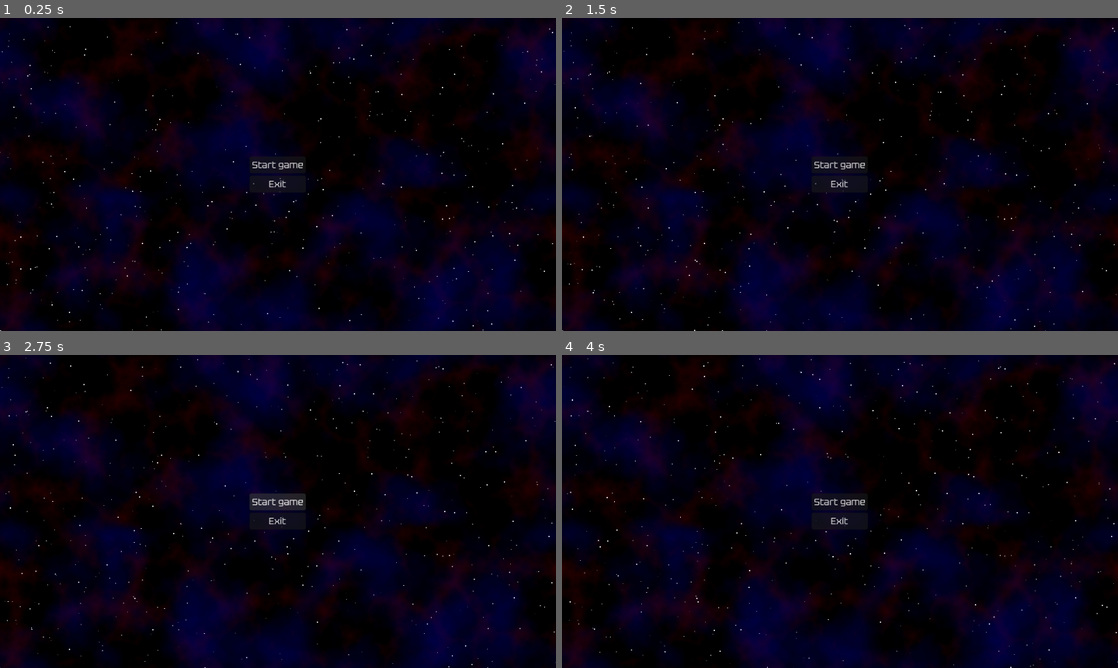
Above: before the commit, frames 1-4 (two rows, left to right).
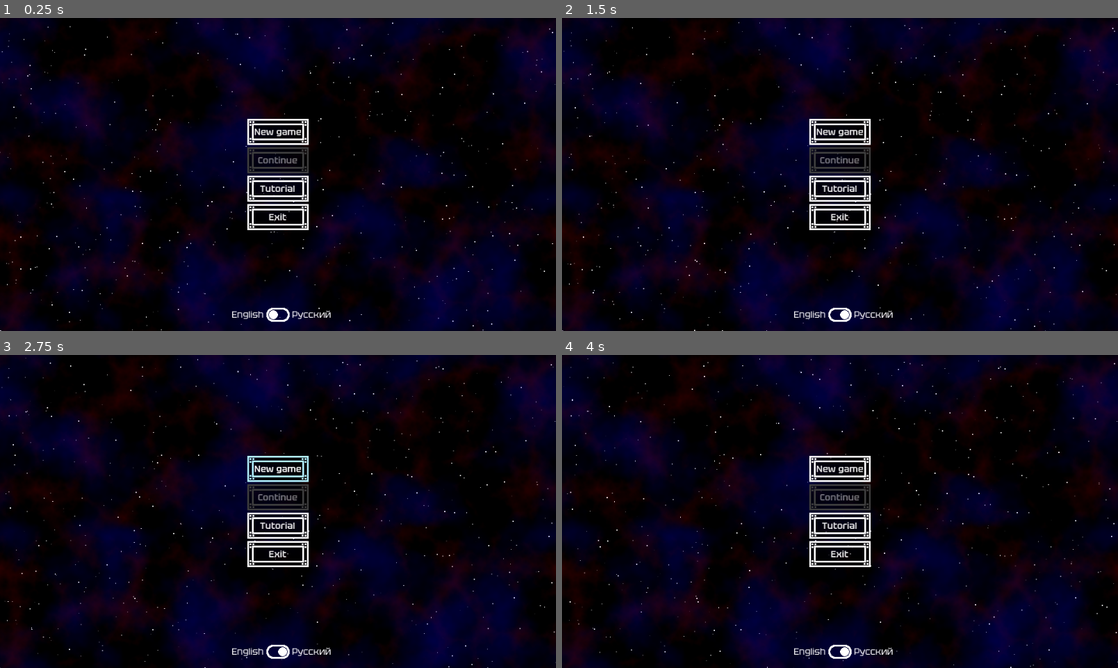
Above: after the commit, the same moments.

Repository: kedalovo/-SG-Spaceship-Management
Game: Godot game, scene res://Start Menu/start_menu.tscn
Same seed, same stepped clock (60 frames per second), same inputs: the game is played once before the commit and once after it. This scene is started directly instead of the project's main scene.
Inputs (mouse positions are in pixels of both pictures, inside the frame that each line leads up to):
- Up to frame 1 (0.25 s): no input
- Up to frame 2 (1.5 s): click (840, 190) at 0.5 s, where only the run after the commit has a clickable "Tutorial"; click (840, 315) at 1.27 s
- Up to frame 3 (2.75 s): click "Start game" (after the commit: "New game") at 2 s
- Up to frame 4 (4 s): click "Start game" (after the commit: "New game") at 2.75 s; move the mouse to (962, 495) at 3.52 s; hold Right (right) from 3.53 s (still down); hold ` (test) from 3.53 s (still down); click (962, 495) at 3.67 s

The runs differ from the first frame. In frame 1, 2.3% of the frame differs, in the area x 41-60%, y 32-98%; in frame 2, 2.3%; in frame 3, 2.5%; in frame 4, 2.3%.

Commit message:
Finished visuals for Start menu. Working on functionality - background loading of the game scene.

Diff:
--- a/Resources/Theme/main_theme.tres
+++ b/Resources/Theme/main_theme.tres
@@ -1,7 +1,73 @@
-[gd_resource type="Theme" load_steps=2 format=3 uid="uid://b44tv8qw1g4bl"]
+[gd_resource type="Theme" load_steps=16 format=3 uid="uid://b44tv8qw1g4bl"]
 
 [ext_resource type="FontFile" uid="uid://cwh545aike8r4" path="res://Resources/Theme/Tektur-VariableFont_wdth,wght.ttf" id="1_hqxj6"]
+[ext_resource type="Texture2D" uid="uid://50a261m76es3" path="res://Map/Assets/Tooltip border.png" id="2_itobq"]
+[ext_resource type="Texture2D" uid="uid://bw0sxd53o2dh" path="res://UI/Check Button checked.png" id="3_qsw7m"]
+[ext_resource type="Texture2D" uid="uid://ctcnss4khu67b" path="res://UI/Check Button unchecked.png" id="4_150k2"]
+
+[sub_resource type="FontVariation" id="FontVariation_j06md"]
+base_font = ExtResource("1_hqxj6")
+variation_opentype = {
+2003072104: 100,
+2003265652: 600
+}
+
+[sub_resource type="StyleBoxTexture" id="StyleBoxTexture_ho8ia"]
+texture = ExtResource("2_itobq")
+texture_margin_left = 12.0
+texture_margin_top = 12.0
+texture_margin_right = 12.0
+texture_margin_bottom = 12.0
+modulate_color = Color(0.246094, 0.246094, 0.246094, 1)
+
+[sub_resource type="StyleBoxTexture" id="StyleBoxTexture_f8epd"]
+texture = ExtResource("2_itobq")
+texture_margin_left = 12.0
+texture_margin_top = 12.0
+texture_margin_right = 12.0
+texture_margin_bottom = 12.0
+modulate_color = Color(0.699219, 0.943604, 1, 1)
+
+[sub_resource type="StyleBoxTexture" id="StyleBoxTexture_kt2v8"]
+texture = ExtResource("2_itobq")
+texture_margin_left = 12.0
+texture_margin_top = 12.0
+texture_margin_right = 12.0
+texture_margin_bottom = 12.0
+
+[sub_resource type="StyleBoxTexture" id="StyleBoxTexture_157cq"]
+texture = ExtResource("2_itobq")
+texture_margin_left = 12.0
+texture_margin_top = 12.0
+texture_margin_right = 12.0
+texture_margin_bottom = 12.0
+modulate_color = Color(0.535156, 0.535156, 0.535156, 1)
+
+[sub_resource type="StyleBoxEmpty" id="StyleBoxEmpty_hntyu"]
+
+[sub_resource type="StyleBoxEmpty" id="StyleBoxEmpty_3kxg2"]
+
+[sub_resource type="StyleBoxEmpty" id="StyleBoxEmpty_dadii"]
+
+[sub_resource type="StyleBoxEmpty" id="StyleBoxEmpty_1n1lo"]
+
+[sub_resource type="StyleBoxEmpty" id="StyleBoxEmpty_jjfl2"]
+
+[sub_resource type="StyleBoxEmpty" id="StyleBoxEmpty_do68j"]
 
 [resource]
 default_font = ExtResource("1_hqxj6")
 default_font_size = 16
+Button/fonts/font = SubResource("FontVariation_j06md")
+Button/styles/disabled = SubResource("StyleBoxTexture_ho8ia")
+Button/styles/hover = SubResource("StyleBoxTexture_f8epd")
+Button/styles/normal = SubResource("StyleBoxTexture_kt2v8")
+Button/styles/pressed = SubResource("StyleBoxTexture_157cq")
+CheckButton/icons/checked = ExtResource("3_qsw7m")
+CheckButton/icons/unchecked = ExtResource("4_150k2")
+CheckButton/styles/disabled = SubResource("StyleBoxEmpty_hntyu")
+CheckButton/styles/focus = SubResource("StyleBoxEmpty_3kxg2")
+CheckButton/styles/hover = SubResource("StyleBoxEmpty_dadii")
+CheckButton/styles/hover_pressed = SubResource("StyleBoxEmpty_1n1lo")
+CheckButton/styles/normal = SubResource("StyleBoxEmpty_jjfl2")
+CheckButton/styles/pressed = SubResource("StyleBoxEmpty_do68j")
--- a/Start Menu/start_menu.gd
+++ b/Start Menu/start_menu.gd
@@ -1,10 +1,55 @@
 extends Control
+
+
+const CURSOR_NORMAL = preload("res://UI/Cursor normal.png")
+const CURSOR_POINTER = preload("res://UI/Cursor pointer.png")
 
 
 @onready var noise: TextureRect = $"Background Container/Noise"
 @onready var noise_2: TextureRect = $"Background Container/Noise 2"
 
 
+var loading_progress: Array = []
+
+var is_loading_game: bool = false
+
+
 func _ready() -> void:
+	Input.set_custom_mouse_cursor(CURSOR_NORMAL, Input.CURSOR_ARROW)
+	Input.set_custom_mouse_cursor(CURSOR_POINTER, Input.CURSOR_POINTING_HAND)
 	noise.texture.noise.seed = randi()
 	noise_2.texture.noise.seed = randi()
+
+
+func _notification(what: int) -> void:
+	if what == NOTIFICATION_WM_CLOSE_REQUEST:
+		quit_game()
+
+
+func _process(_delta: float) -> void:
+	if is_loading_game:
+		ResourceLoader.load_threaded_get_status("res://Game Scene/game.tscn", loading_progress)
+		print(loading_progress)
+
+
+func quit_game() -> void:
+	Input.set_custom_mouse_cursor(null, Input.CURSOR_ARROW)
+	Input.set_custom_mouse_cursor(null, Input.CURSOR_POINTING_HAND)
+	get_tree().quit()
+
+
+func _on_start_button_pressed() -> void:
+	ResourceLoader.load_threaded_request("res://Game Scene/game.tscn")
+	is_loading_game = true
+
+
+func _on_continue_button_pressed() -> void:
+	pass # Replace with function body.
+
+
+func _on_tutorial_button_pressed() -> void:
+	pass # Replace with function body.
+
+
+func _on_exit_button_pressed() -> void:
+	quit_game()
--- a/Start Menu/start_menu.tscn
+++ b/Start Menu/start_menu.tscn
@@ -99,9 +99,100 @@
 [node name="Start Button" type="Button" parent="Background Container/VBox"]
 layout_mode = 2
 focus_mode = 0
-text = "Start game"
+mouse_default_cursor_shape = 2
+text = "New game"
+
+[node name="ColorRect" type="ColorRect" parent="Background Container/VBox/Start Button"]
+show_behind_parent = true
+layout_mode = 1
+anchors_preset = 15
+anchor_right = 1.0
+anchor_bottom = 1.0
+grow_horizontal = 2
+grow_vertical = 2
+mouse_filter = 2
+color = Color(0, 0, 0, 0.54902)
+
+[node name="Continue Button" type="Button" parent="Background Container/VBox"]
+layout_mode = 2
+focus_mode = 0
+mouse_default_cursor_shape = 2
+disabled = true
+text = "Continue"
+
+[node name="ColorRect" type="ColorRect" parent="Background Container/VBox/Continue Button"]
+show_behind_parent = true
+layout_mode = 1
+anchors_preset = 15
+anchor_right = 1.0
+anchor_bottom = 1.0
+grow_horizontal = 2
+grow_vertical = 2
+mouse_filter = 2
+color = Color(0, 0, 0, 0.54902)
+
+[node name="Tutorial Button" type="Button" parent="Background Container/VBox"]
+layout_mode = 2
+focus_mode = 0
+mouse_default_cursor_shape = 2
+text = "Tutorial"
+
+[node name="ColorRect" type="ColorRect" parent="Background Container/VBox/Tutorial Button"]
+show_behind_parent = true
+layout_mode = 1
+anchors_preset = 15
+anchor_right = 1.0
+anchor_bottom = 1.0
+grow_horizontal = 2
+grow_vertical = 2
+mouse_filter = 2
+color = Color(0, 0, 0, 0.54902)
 
 [node name="Exit Button" type="Button" parent="Background Container/VBox"]
 layout_mode = 2
 focus_mode = 0
+mouse_default_cursor_shape = 2
 text = "Exit"
+
+[node name="ColorRect" type="ColorRect" parent="Background Container/VBox/Exit Button"]
+show_behind_parent = true
+layout_mode = 1
+anchors_preset = 15
+anchor_right = 1.0
+anchor_bottom = 1.0
+grow_horizontal = 2
+grow_vertical = 2
+mouse_filter = 2
+color = Color(0, 0, 0, 0.54902)
+
+[node name="Margin" type="MarginContainer" parent="Background Container"]
+layout_mode = 2
+mouse_filter = 2
+theme_override_constants/margin_left = 16
+theme_override_constants/margin_top = 16
+theme_override_constants/margin_right = 16
+theme_override_constants/margin_bottom = 16
+
+[node name="Language HBox" type="HBoxContainer" parent="Background Container/Margin"]
+layout_mode = 2
+size_flags_vertical = 8
+alignment = 1
+
+[node name="English Label" type="Label" parent="Background Container/Margin/Language HBox"]
+layout_mode = 2
+size_flags_horizontal = 10
+text = "English"
+
+[node name="CheckButton" type="CheckButton" parent="Background Container/Margin/Language HBox"]
+layout_mode = 2
+size_flags_horizontal = 4
+
+[node name="Russian Label" type="Label" parent="Background Container/Margin/Language HBox"]
+layout_mode = 2
+size_flags_horizontal = 2
+text = "Русский"
+
+[connection signal="pressed" from="Background Container/VBox/Start Button" to="." method="_on_start_button_pressed"]
+[connection signal="pressed" from="Background Container/VBox/Continue Button" to="." method="_on_continue_button_pressed"]
+[connection signal="pressed" from="Background Container/VBox/Tutorial Button" to="." method="_on_tutorial_button_pressed"]
+[connection signal="pressed" from="Background Container/VBox/Exit Button" to="." method="_on_exit_button_pressed"]
Binary file added: UI/Check Button checked.png
Not shown, added: UI/Check Button checked.png.import
Binary file added: UI/Check Button unchecked.png
Not shown, added: UI/Check Button unchecked.png.import
